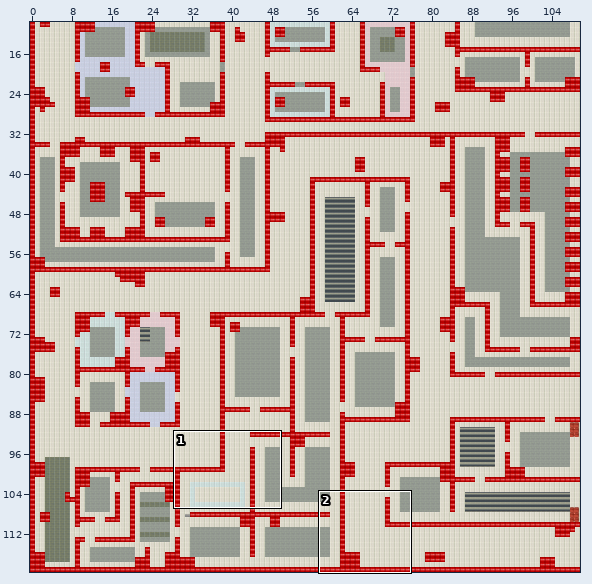
Two states of a Tiled map, data/map/area02.tmx. Above, an overview of the earlier version with the close-up marked.
Close-up. As it was:
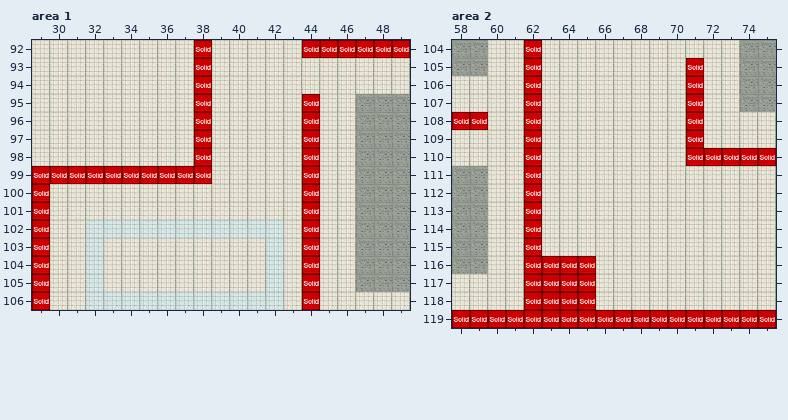
Cells are 32x32 px. Shown: area 1 x 29..49, y 92..106; area 2 x 58..75, y 104..119. The commit also changed other parts of the map, which this record leaves out.
After the commit:
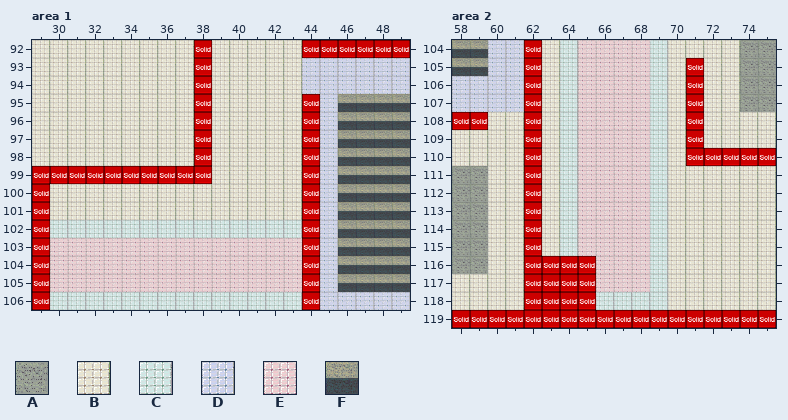
Key: from "textures": A 0, B 1, C 3, D 4, E 5, F 26.
_ is an empty cell.
Edits made:
Layer "background", area 1:
Tile B gives way to tile C in row 102 at x 30 to 31 and 43; in row 106 at x 30 to 31 and 43.
Tile B gives way to tile D in rows 93 to 94 at x 44 to 49; in rows 95 to 105 at x 45; in row 106 at x 45 to 49.
Tile B gives way to tile E in rows 103 to 105 at x 30 to 31, 33 to 41 and 43.
Tile C gives way to tile E in rows 103 to 105 at x 32 and 42.
Tile A gives way to tile F in rows 95 to 105 at x 47 to 49.
Tile B gives way to tile F in rows 95 to 105 at x 46.
Layer "background", area 2:
Tile B gives way to tile C in rows 104 to 115 at x 64 and 69; in rows 116 to 117 at x 69; in row 118 at x 66 to 69.
Tile B gives way to tile D in rows 104 to 105 at x 60 to 61; in rows 106 to 107 at x 58 to 61.
Tile B gives way to tile E in rows 104 to 115 at x 65 to 68; in rows 116 to 117 at x 66 to 68.
Tile A gives way to tile F in rows 104 to 105 at x 58 to 59.
Where, in picture pixels (left, top, right, bottom), the same in both close-ups:
changed: (302, 58, 410, 310)
changed: (50, 220, 302, 310)
changed: (452, 40, 524, 112)
changed: (560, 40, 668, 310)
